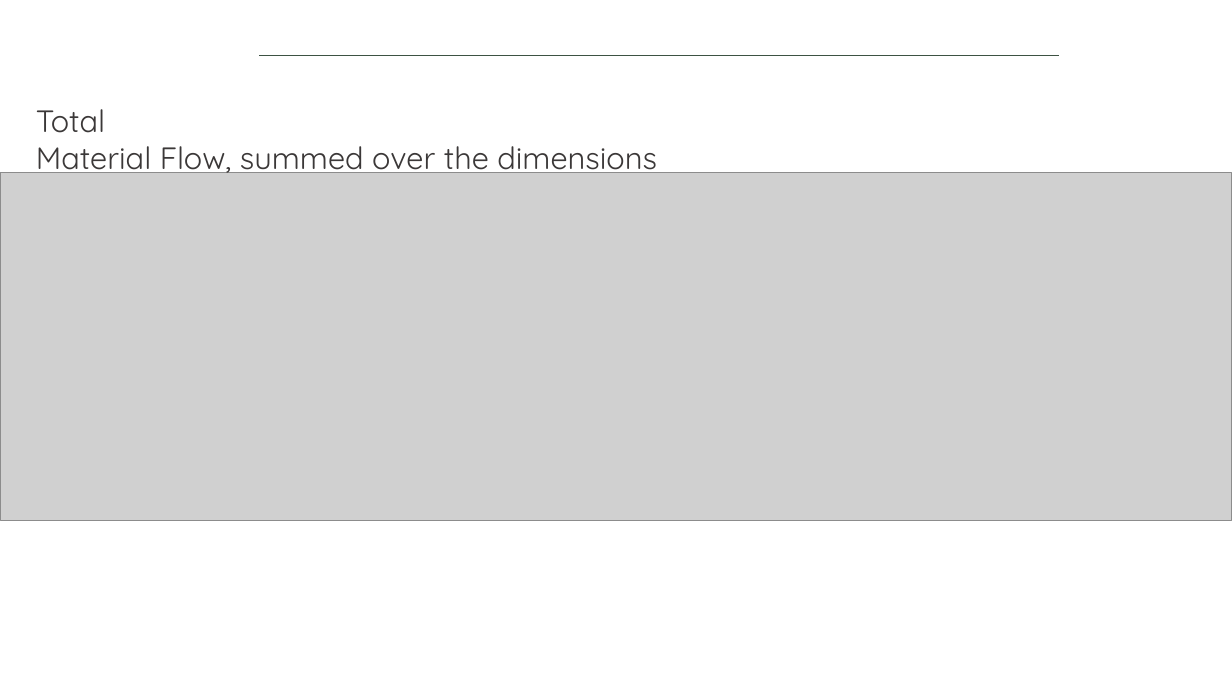
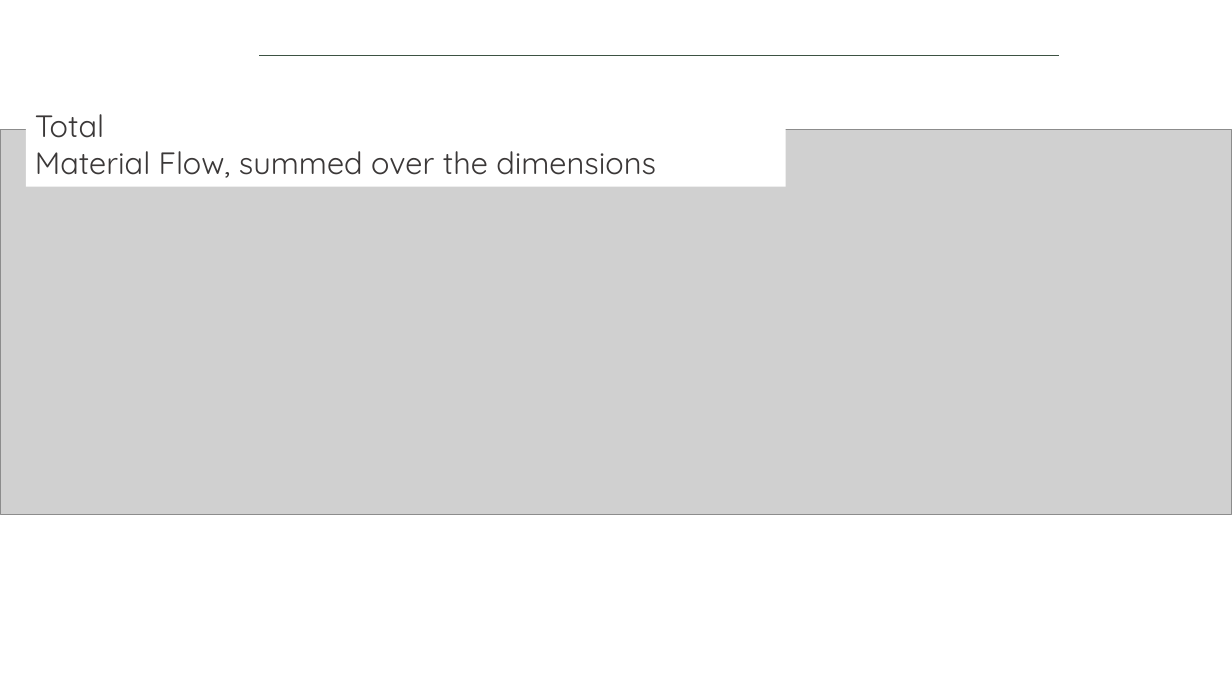
Before and after one commit to isabelapi/PAW_MFA_LCA_2025, a slide deck: slide 10 of presentation/dds_autumn_school_2025_paw_presentation_14-11-2025.pptx. Drawn at 1232x693 pixels with LibreOffice and Linux fonts; fonts in the diff are those of the drawing; grey boxes stand for pictures; background and template pictures are left out. Boxes give left, top, right and bottom in pixels: in the first picture for what was removed or moved away, otherwise in the second. Text is boxed around its words. In the diff, an @@ line names an element or a change of style, - is before the commit and + after.

Commit message:
Updated MFA picture

```diff
--- a/presentation/dds_autumn_school_2025_paw_presentation_14-11-2025.pptx
+++ b/presentation/dds_autumn_school_2025_paw_presentation_14-11-2025.pptx
@@ rectangle "Total": place and size @@
-rectangle "Total" at bbox=[36, 109, 657, 178]
+rectangle "Total" at bbox=[26, 103, 786, 187]
@@ rectangle "Total" at bbox=[26, 103, 786, 187]: fill none to #FFFFFF @@
@@ picture: place and size @@
-picture at bbox=[0, 173, 1232, 520]
+picture at bbox=[0, 129, 1232, 514]
```
Also in this commit, not shown: 5 other slides changed, 1 slide removed.
